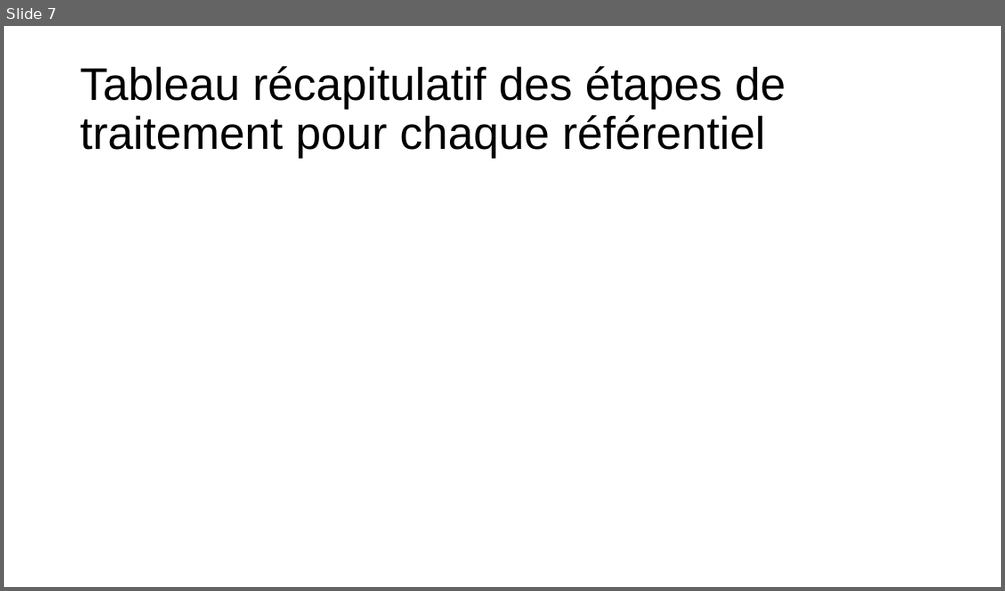
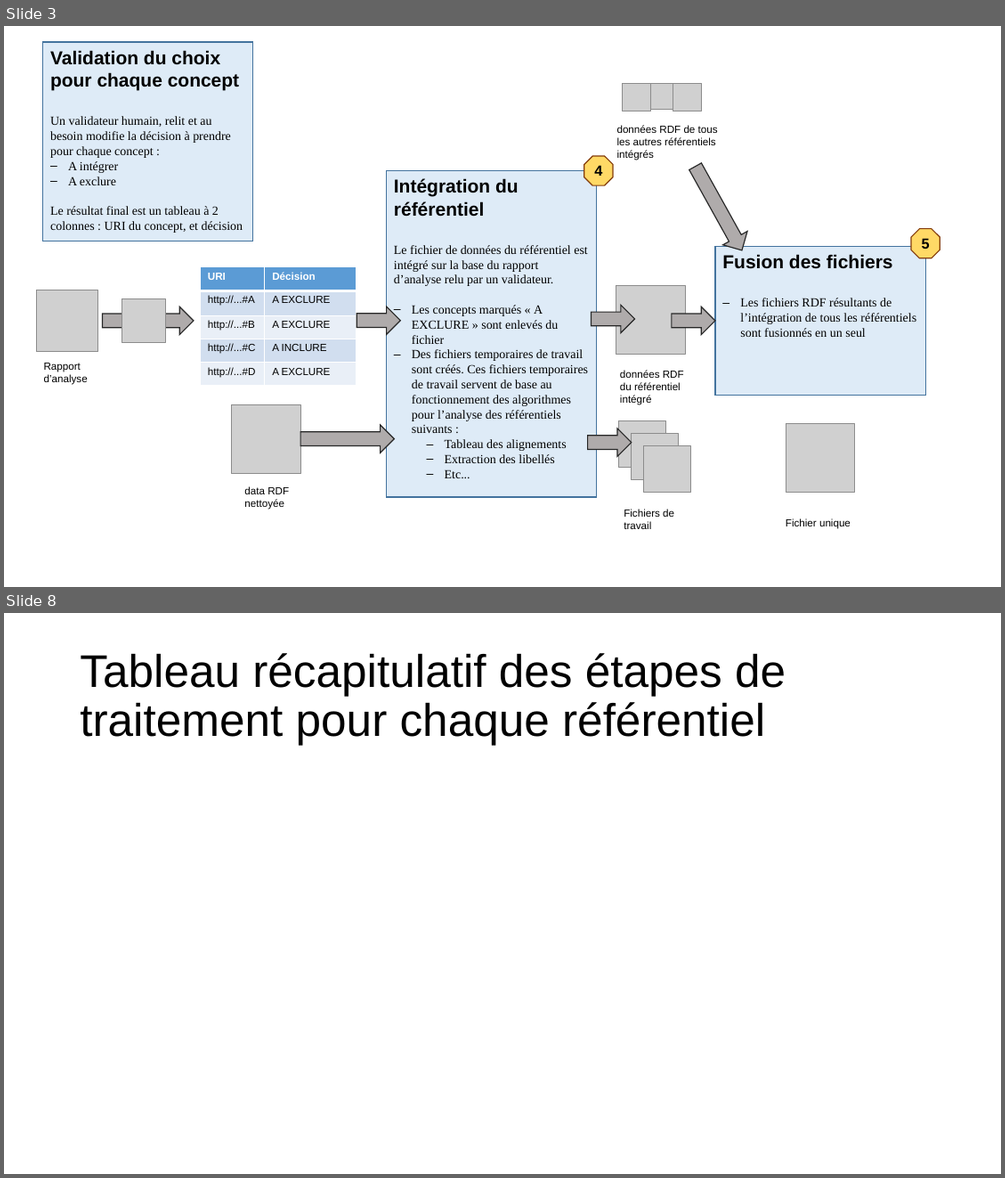
Before and after one commit to sparna-git/isidore-referentiels, a slide deck: documentation/documentation.pptx. Shown one above the other, each under a label of ours: slide 7 before the commit, slides 3 and 8 after it; the slides between them are not shown. The pictures are 1005x591 and 1005x1178 pixels, drawn with LibreOffice and Linux fonts; fonts in the diff are those of the drawing; grey boxes stand for pictures. Boxes give left, top, right and bottom in pixels: in the first picture for what was removed or moved away, otherwise in the second. Text is boxed around its words. In the diff, an @@ line names an element or a change of style, - is before the commit and + after.

```diff
--- a/documentation/documentation.pptx
+++ b/documentation/documentation.pptx
@@ slide 3 added at (x1=4, y1=26, x2=1001, y2=587), background #FFFFFF @@
@@ rectangle added at (x1=43, y1=42, x2=253, y2=240), fill #DEEBF7, outline #43739E 1 pt, 12 pt, text #000000 @@
+Validation du choix pour chaque concept
+Un validateur humain, relit et au besoin modifie la décision à prendre pour chaque concept :
+– A intégrer
+– A exclure
+Le résultat final est un tableau à 2 colonnes : URI du concept, et décision
@@ picture added at (x1=623, y1=84, x2=651, y2=112) @@
@@ picture added at (x1=647, y1=84, x2=674, y2=110) @@
@@ picture added at (x1=673, y1=84, x2=702, y2=112) @@
@@ text added at (x1=617, y1=125, x2=718, y2=160), 10 pt, text #000000 @@
+données RDF de tous les autres référentiels intégrés
@@ octagon added at (x1=584, y1=156, x2=613, y2=185), fill #FFD966, outline #843C0C 1 pt, 14 pt, text #000000, bold @@
+4
@@ rectangle added at (x1=386, y1=171, x2=596, y2=497), fill #DEEBF7, outline #43739E 1 pt, 12 pt, text #000000 @@
+Intégration du référentiel
+Le fichier de données du référentiel est intégré sur la base du rapport d’analyse relu par un validateur.
+– Les concepts marqués « A EXCLURE » sont enlevés du fichier
+– Des fichiers temporaires de travail sont créés. Ces fichiers temporaires de travail servent de base au fonctionnement des algorithmes pour l’analyse des référentiels suivants :
+  – Tableau des alignements
+  – Extraction des libellés
+  – Etc...
@@ right arrow added at (x1=684, y1=160, x2=754, y2=257), fill #AFABAB, outline #262626 1 pt @@
@@ octagon added at (x1=911, y1=229, x2=939, y2=257), fill #FFD966, outline #843C0C 1 pt, 14 pt, text #000000, bold @@
+5
@@ rectangle added at (x1=715, y1=246, x2=925, y2=394), fill #DEEBF7, outline #43739E 1 pt, 12 pt, text #000000 @@
+Fusion des fichiers
+– Les fichiers RDF résultants de l’intégration de tous les référentiels sont fusionnés en un seul
@@ picture added at (x1=36, y1=290, x2=97, y2=351) @@
@@ table added at (x1=200, y1=267, x2=356, y2=386), 5 rows, 2 columns @@
+URI | Décision
+http://...#A | A EXCLURE
+http://...#B | A EXCLURE
+http://...#C | A INCLURE
+http://...#D | A EXCLURE
@@ picture added at (x1=616, y1=286, x2=685, y2=354) @@
@@ right arrow added at (x1=103, y1=306, x2=194, y2=334), fill #AFABAB, outline #262626 1 pt @@
@@ picture added at (x1=122, y1=299, x2=166, y2=342) @@
@@ right arrow added at (x1=357, y1=306, x2=400, y2=334), fill #AFABAB, outline #262626 1 pt @@
@@ right arrow added at (x1=591, y1=305, x2=634, y2=332), fill #AFABAB, outline #262626 1 pt @@
@@ right arrow added at (x1=672, y1=306, x2=715, y2=334), fill #AFABAB, outline #262626 1 pt @@
@@ text added at (x1=44, y1=362, x2=88, y2=385), 10 pt, text #000000 @@
+Rapport d’analyse
@@ text added at (x1=620, y1=370, x2=684, y2=405), 10 pt, text #000000 @@
+données RDF du référentiel intégré
@@ picture added at (x1=232, y1=404, x2=301, y2=473) @@
@@ right arrow added at (x1=301, y1=425, x2=395, y2=452), fill #AFABAB, outline #262626 1 pt @@
@@ picture added at (x1=619, y1=420, x2=666, y2=467) @@
@@ picture added at (x1=786, y1=423, x2=855, y2=491) @@
@@ right arrow added at (x1=588, y1=428, x2=631, y2=456), fill #AFABAB, outline #262626 1 pt @@
@@ picture added at (x1=631, y1=433, x2=679, y2=480) @@
@@ picture added at (x1=644, y1=445, x2=691, y2=492) @@
@@ text added at (x1=244, y1=486, x2=289, y2=509), 10 pt, text #000000 @@
+data RDF nettoyée
@@ text added at (x1=623, y1=508, x2=674, y2=529), 10 pt, text #000000 @@
+Fichiers de travail
@@ text added at (x1=785, y1=518, x2=850, y2=529), 10 pt, text #000000 @@
+Fichier unique
@@ what was slide 7 is now slide 8 @@
```
Also in this commit, not shown: 5 slides changed, 4 other files.
